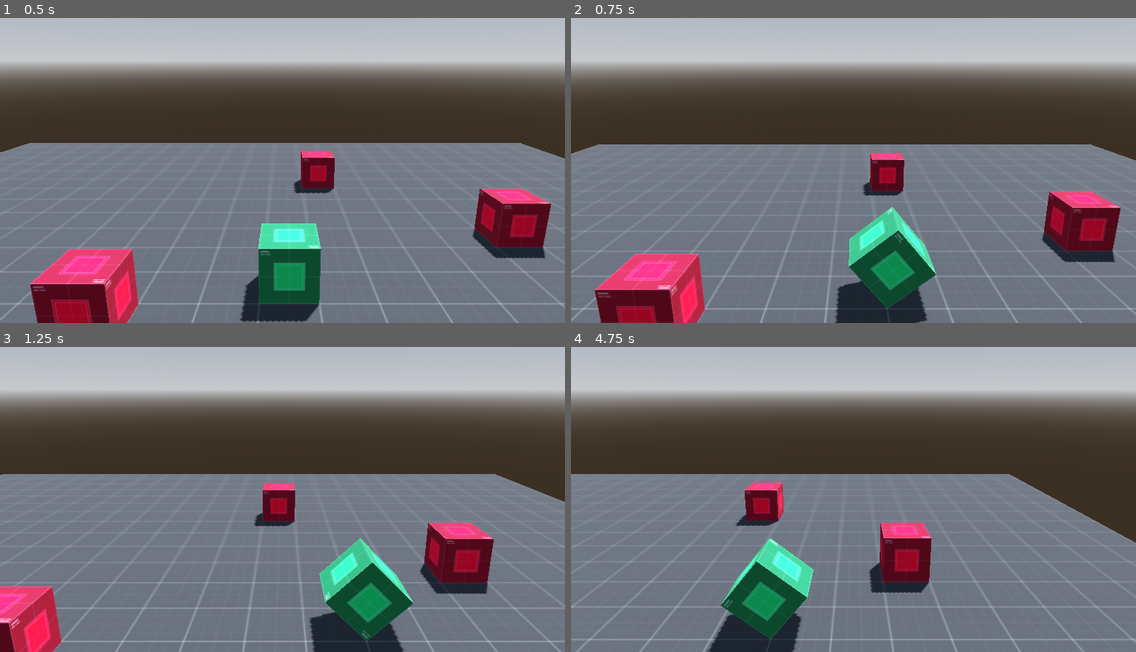
Above: before the commit, frames 1-4 (two rows, left to right).
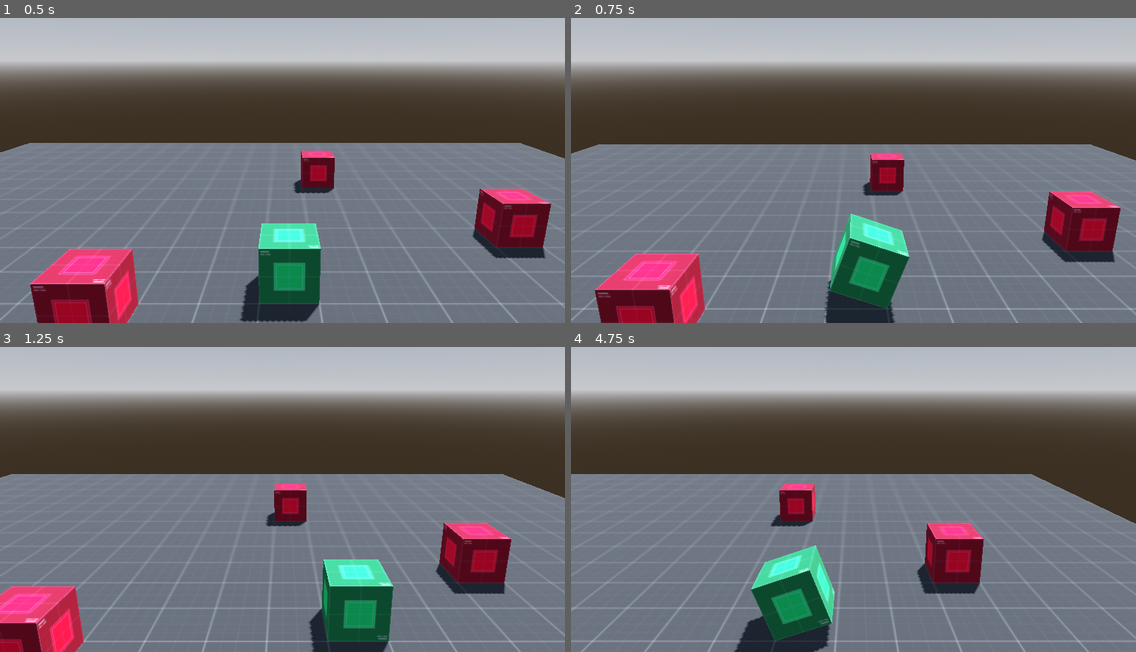
Above: after the commit, the same moments.

Repository: godotrecipes/rolling_cube
Game: Godot game, scene res://world.tscn
Same seed, same stepped clock (60 frames per second), same inputs: the game is played once before the commit and once after it.
Inputs:
- Up to frame 1 (0.5 s): no input
- Up to frame 2 (0.75 s): hold D (right) from 0.53 s (still down)
- Up to frame 3 (1.25 s): keep holding D (right)
- Up to frame 4 (4.75 s): release D (right) at 1.28 s; hold S (back) 1.28-2.03 s; hold D (right) 2.03-2.78 s; hold W (forward) 2.78-3.53 s; hold A (left) from 3.53 s (still down)

Frame 1 is identical in both runs. In frame 2, 4.3% of the frame differs, in the area x 44-65%, y 62-100%; in frame 3, 9.4%; in frame 4, 13%, in the area x 0-100%, y 41-100%.

Commit message:
updates

Diff:
--- a/cube.gd
+++ b/cube.gd
@@ -4,7 +4,7 @@
 @onready var mesh = $Pivot/MeshInstance3D
 
 var cube_size = 1.0
-var speed = 4.0
+var speed = 3.0
 var rolling = false
 
 func _physics_process(delta):
@@ -38,7 +38,7 @@
 
 	# Step 2: Animate the rotation.
 	var axis = dir.cross(Vector3.DOWN)
-	var tween = create_tween().set_trans(Tween.TRANS_QUART).set_ease(Tween.EASE_OUT_IN)
+	var tween = create_tween().set_trans(Tween.TRANS_CUBIC).set_ease(Tween.EASE_IN)
 	tween.tween_property(pivot, "transform",
 			pivot.transform.rotated_local(axis, PI/2), 1 / speed)
 	await tween.finished
